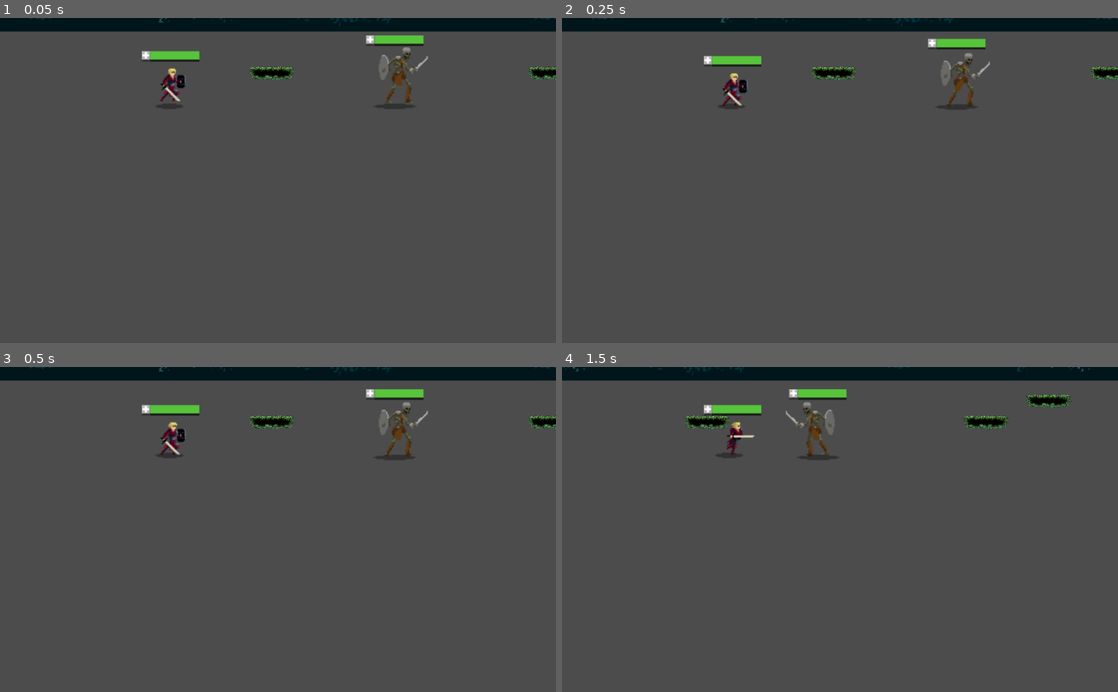
Above: before the commit, frames 1-4 (two rows, left to right).
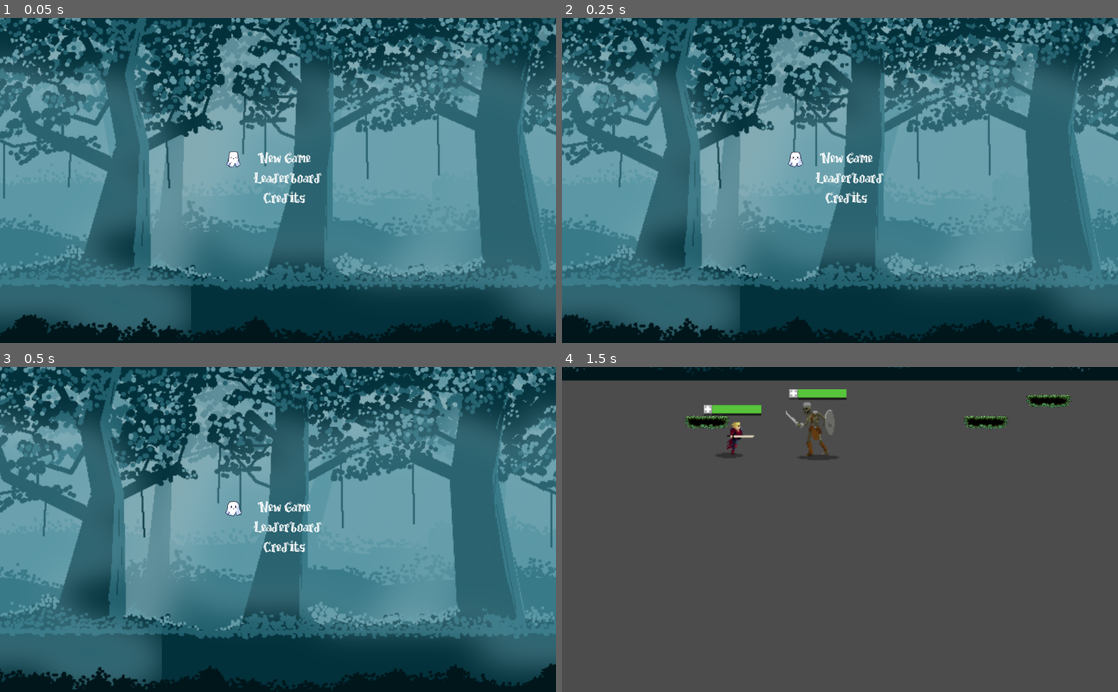
Above: after the commit, the same moments.

Repository: awrenn/moonshot
Game: Godot game, scene res://MainMenu/MainMenu.tscn
Same seed, same stepped clock (60 frames per second), same inputs: the game is played once before the commit and once after it. Before the commit the project starts from res://World.tscn.
Inputs:
- Up to frame 1 (0.05 s): no input
- Up to frame 2 (0.25 s): no input
- Up to frame 3 (0.5 s): no input
- Up to frame 4 (1.5 s): tap Enter (ui_accept) at 0.5, 0.77 s; hold Right (ui_right) from 0.53 s (still down)

The runs differ from the first frame. In frame 1, 100% of the frame differs, in the area x 0-100%, y 0-100%; in frame 2, 100%; in frame 3, 100%; in frame 4, nothing differs.

Commit message:
Project update

Diff:
--- a/project.godot
+++ b/project.godot
@@ -16,8 +16,8 @@
 [application]
 
 config/name="Moonshot"
-run/main_scene="res://World.tscn"
-config/icon="res://icon.png"
+run/main_scene="res://MainMenu/MainMenu.tscn"
+config/icon="res://tan_wrench.png"
 
 [display]
 
